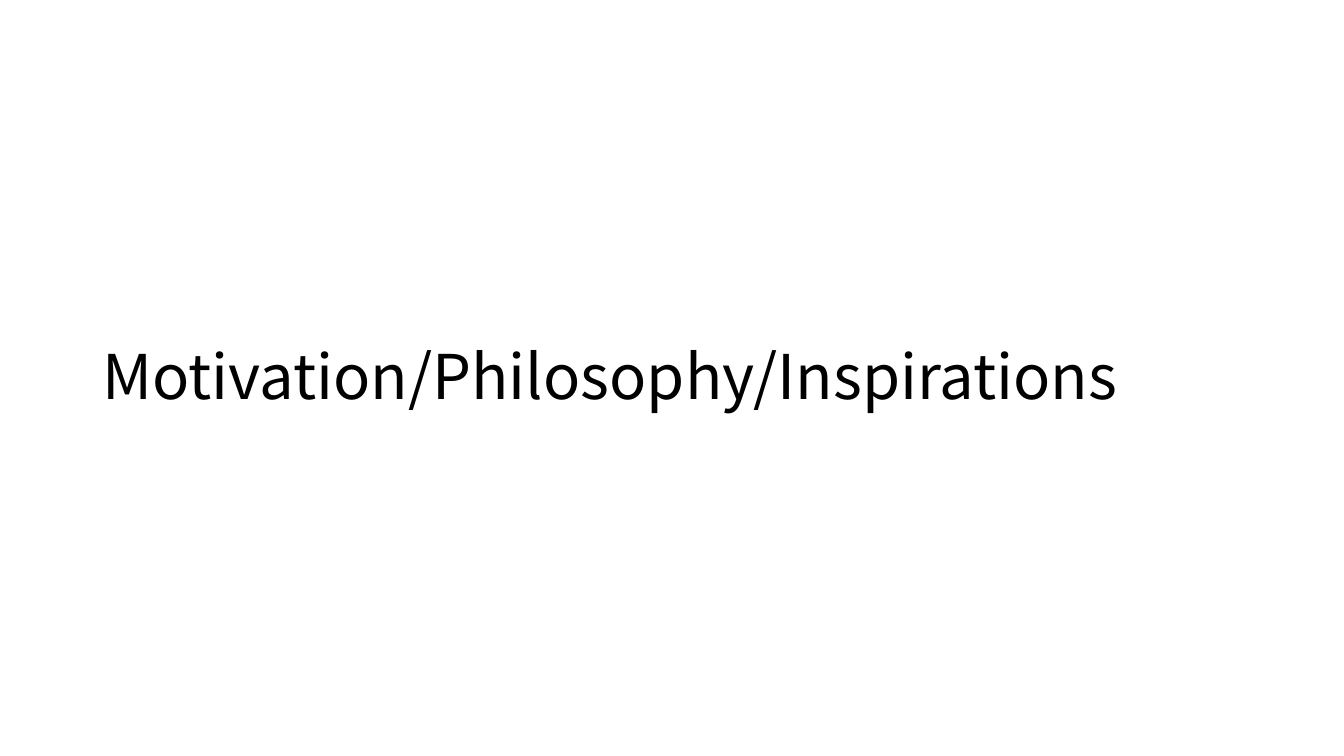
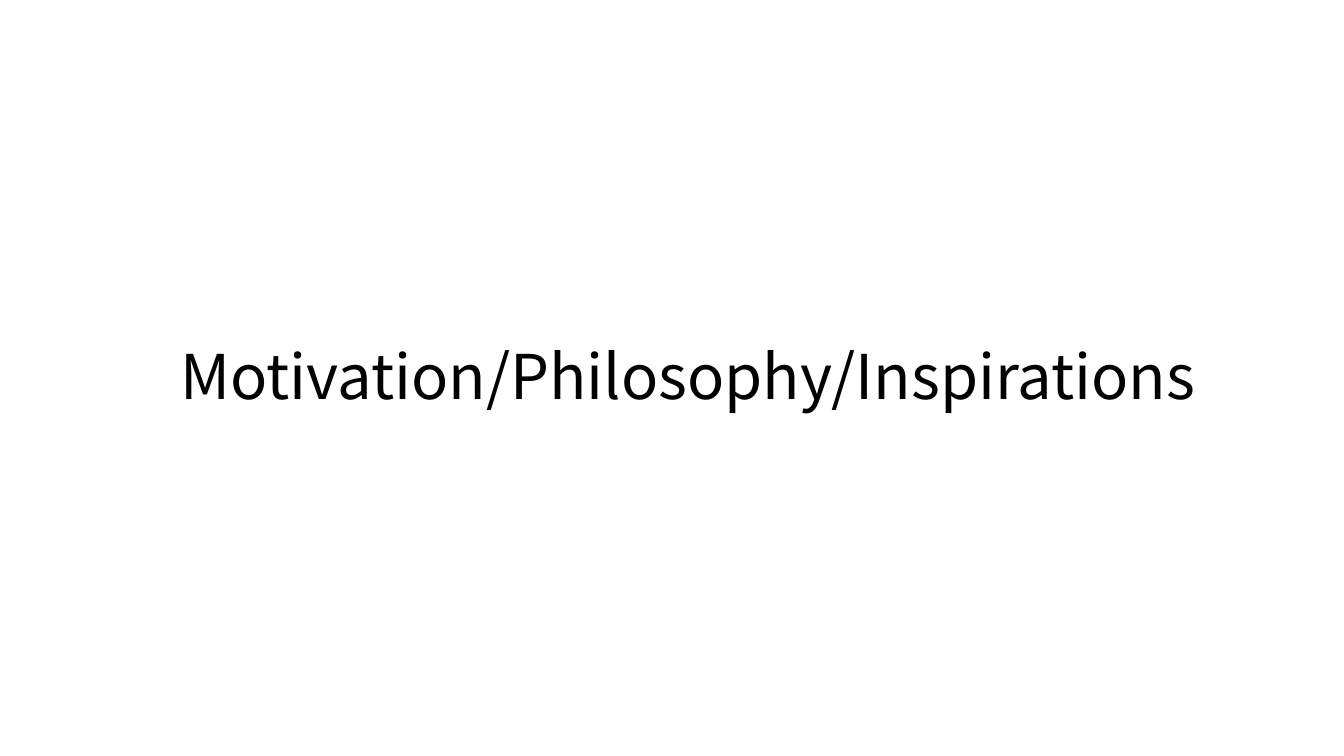
Before and after one commit to andawon/itp, a slide deck: slide 2 of Final Project(Quantize-Me-Not)/Final Presentation.pptx. Drawn at 1344x756 pixels with LibreOffice and Linux fonts; fonts in the diff are those of the drawing. Boxes give left, top, right and bottom in pixels: in the first picture for what was removed or moved away, otherwise in the second. Text is boxed around its words. In the diff, an @@ line names an element or a change of style, - is before the commit and + after.

```diff
--- a/Final Project(Quantize-Me-Not)/Final Presentation.pptx
+++ b/Final Project(Quantize-Me-Not)/Final Presentation.pptx
@@ title "Motivation/Philosophy/Inspirations": place and size @@
-title "Motivation/Philosophy/Inspirations" at bbox=[102, 350, 1117, 414]
+title "Motivation/Philosophy/Inspirations" at bbox=[180, 350, 1195, 414]
```
Also in this commit, not shown: 2 other files.
